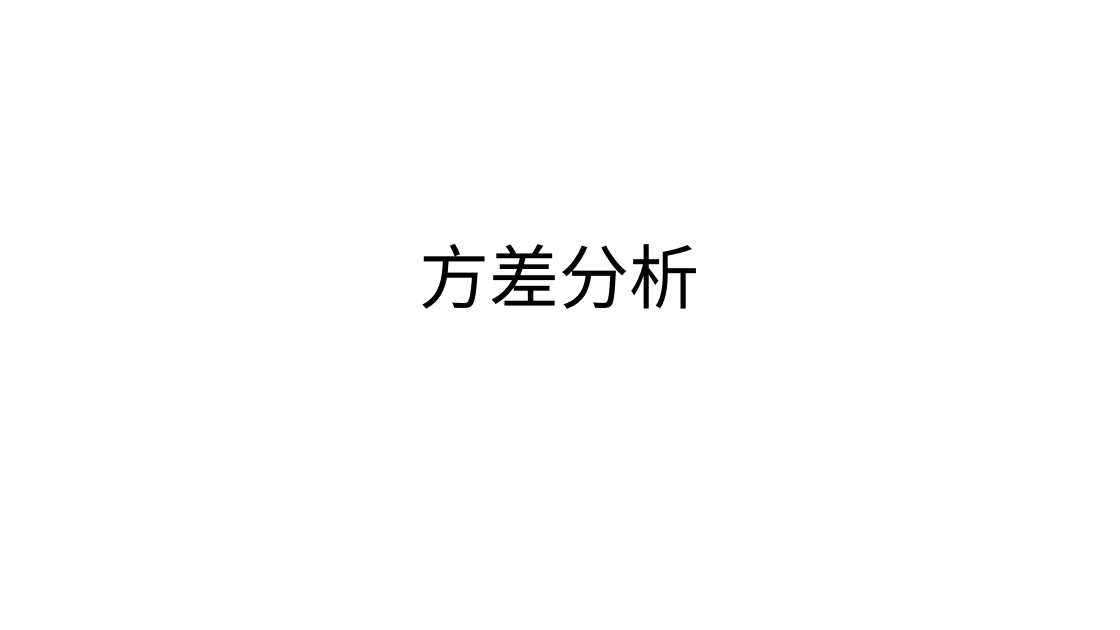
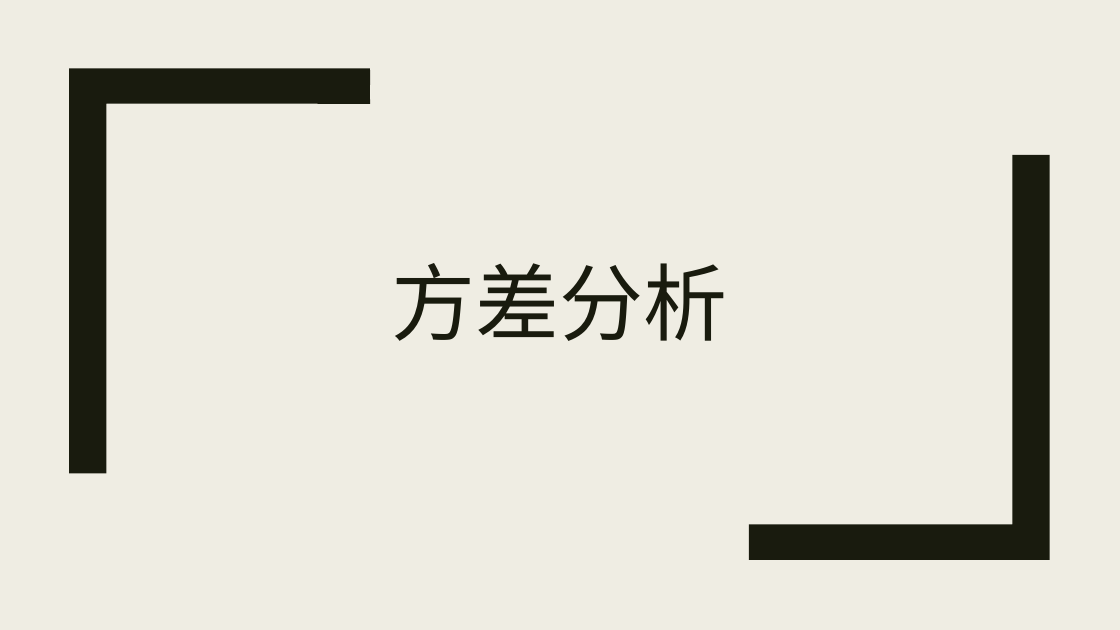
Before and after one commit to beneon/medstat, a slide deck: slide 1 of lect-5/anova.pptx. Drawn at 1120x630 pixels with LibreOffice and Linux fonts; fonts in the diff are those of the drawing. Boxes give left, top, right and bottom in pixels: in the first picture for what was removed or moved away, otherwise in the second. Text is boxed around its words. In the diff, an @@ line names an element or a change of style, - is before the commit and + after.

```diff
--- a/lect-5/anova.pptx
+++ b/lect-5/anova.pptx
@@ background #FFFFFF to #EFEDE3 @@
@@ freeform shape added at [69, 68, 370, 473], fill #191B0E @@
@@ title "方差分析": place and size @@
-title "方差分析" at [420, 244, 700, 309]
+title "方差分析" at [392, 263, 728, 341]
@@ title "方差分析" at [392, 263, 728, 341]: size 60 to 72 pt, font Calibri to Lato, text colour #000000 to #191B0E; line spacing 0.9 to 0.89 @@
@@ freeform shape added at [749, 155, 1050, 560], fill #191B0E @@
```
Also in this commit, not shown: 34 other slides changed, 5 slides added, 1 slide removed, 3 other files.
